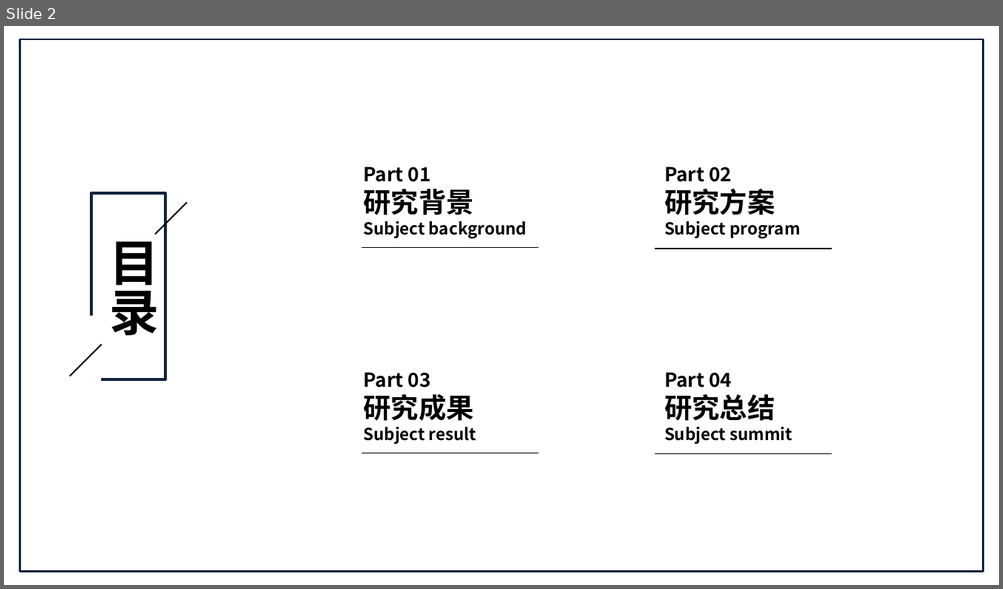
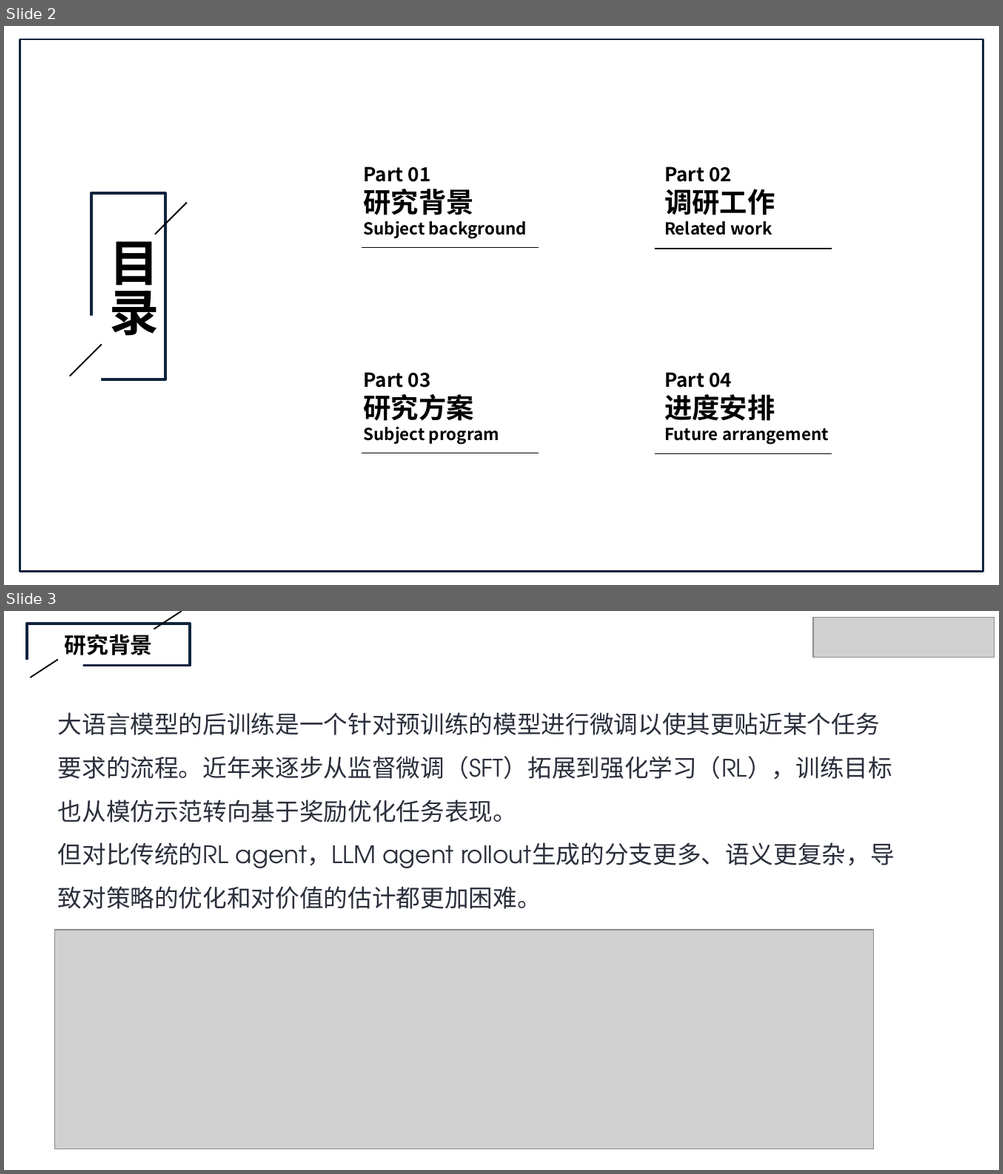
Before and after one commit to Labbbbbbbbb/Notes, a slide deck: NEST/zyt开题答辩.pptx. Shown one above the other, each under a label of ours: slide 2 before the commit, slides 2 and 3 after it. The pictures are 1003x589 and 1003x1174 pixels, drawn with LibreOffice and Linux fonts; fonts in the diff are those of the drawing; grey boxes stand for pictures. Boxes give left, top, right and bottom in pixels: in the first picture for what was removed or moved away, otherwise in the second. Text is boxed around its words. In the diff, an @@ line names an element or a change of style, - is before the commit and + after.

```diff
--- a/NEST/zyt开题答辩.pptx
+++ b/NEST/zyt开题答辩.pptx
@@ slide 3 added at bbox=[4, 611, 999, 1170], background #FFFFFF @@
@@ picture added at bbox=[813, 617, 993, 657] @@
@@ group added at bbox=[4, 611, 190, 678]: 2 rectangles, 2 lines, 1 text @@
+研究背景
@@ text added at bbox=[58, 712, 894, 909], 17.5 pt, text #2B2F3C @@
+大语言模型的后训练是一个针对预训练的模型进行微调以使其更贴近某个任务要求的流程。近年来逐步从监督微调（SFT）拓展到强化学习（RL），训练目标也从模仿示范转向基于奖励优化任务表现。
+但对比传统的RL agent，LLM agent rollout生成的分支更多、语义更复杂，导致对策略的优化和对价值的估计都更加困难。
@@ picture added at bbox=[55, 930, 874, 1150] @@
@@ slide 2 changed as well @@
@@ text at bbox=[664, 189, 775, 215]: text changed @@
-研究方案
-Subject program
+调研工作
+Related work
@@ text at bbox=[363, 395, 474, 421]: text changed @@
-研究成果
-Subject result
+研究方案
+Subject program
@@ text at bbox=[664, 395, 775, 421]: text changed @@
-研究总结
-Subject summit
+进度安排
+Future arrangement
```
Also in this commit, not shown: 1 other slide changed, 11 other slides added, 19 slides removed, 10 other files.
